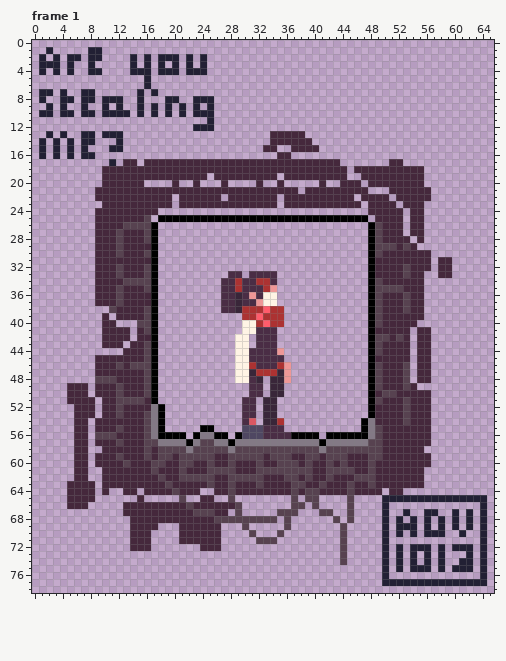
Two versions of one animated GIF sprite, images/landing.gif. Above is the file before it was changed.
The file is 264x316 pixels, drawn in blocks of 4x4; one block is one cell here. Colours within 5 levels of each other are drawn and written as one. Shown: frame 1. The commit also changed other frames, which this record leaves out.
New version:
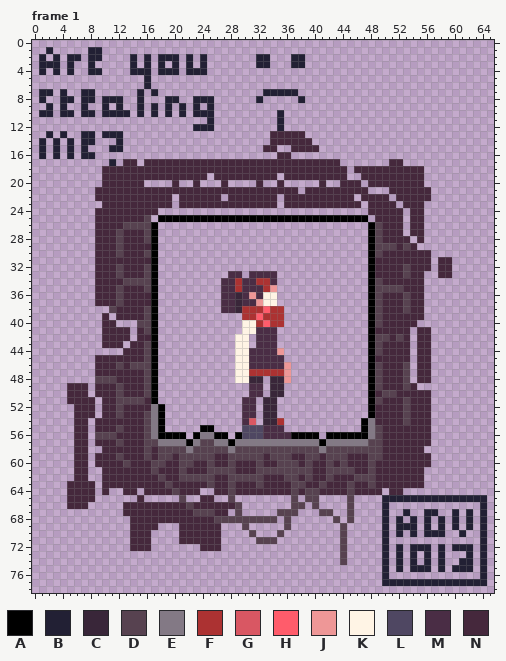
Palette (. is transparent): A #000000  B #222034  C #392639  D #574250  E #837985  F #ac3232  G #d95763  H #ff5c6b  J #ee9797  K #fff4e5  L #4f4762  M #4a2d45  N #45283c
Difference:
Frame 1:
The author put colour B in rows 2 to 3 at x 32 to 33 and 37 to 38; in row 7 at x 33 to 37; in row 8 at x 32 and 38; in rows 10 to 12 at x 35.
Colour M becomes colour C in row 48 at x 31.
Colour C becomes colour F in row 47 at x 31 and 35.
Colour F becomes colour M in row 46 at x 31 and 35.
Pixel boxes of the changes (left, top, right, bottom) in both pictures:
added: (256, 54, 305, 131)
changed: (249, 362, 284, 383)
